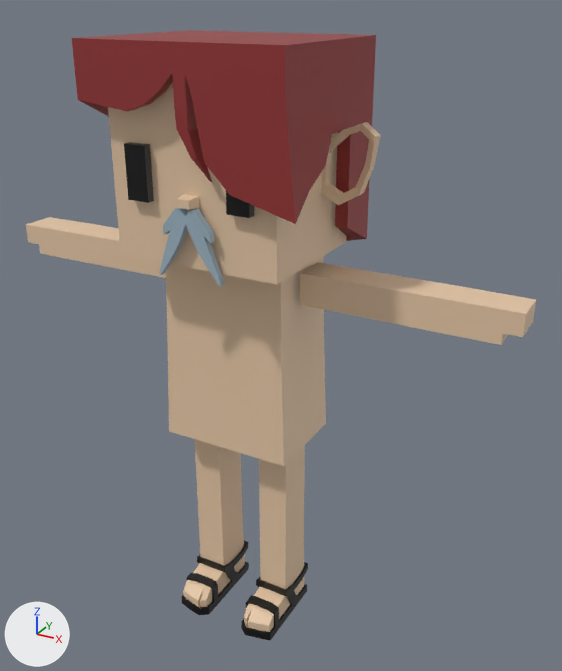
What one commit did to the FBX model mustachiorascals/fbx/8b9d9c7c-52ad-4b6f-943d-db48b670d303.fbx.
Before and after are seen from a 50 mm camera at (0.0176, -0.0274, 0.0297) aimed at (0.0016, 0.0017, 0.0151). Every picture has the same lights, and +X, +Y and +Z are marked at lower left. Where no turn or scale is listed for an object, it has been applied to the vertices.

The first picture shows 'e_10', 'f_sandals', 'h_emo', 'm_a', 'mustachio_arms', 'mustachio_body', 'mustachio_eyes', 'mustachio_head', 'mustachio_legs'.
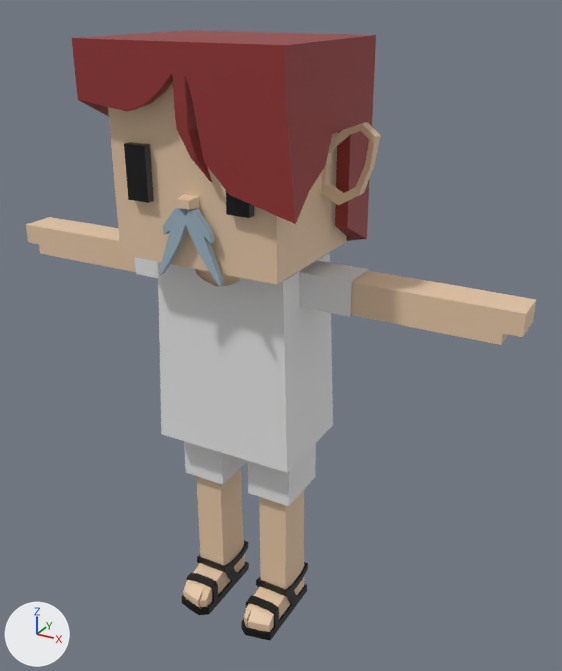
Pixel boxes (x1, y1, x2, y2) of what changed, in the pictures (562 x 671 px):
```json
{"object": "c_shirt_1", "change": "added", "after": [158, 253, 333, 473]}
{"object": "c_shorts", "change": "added", "after": [184, 441, 316, 506]}
{"object": "c_shirt_2", "change": "added", "after": [135, 257, 369, 317]}
{"object": "mustachio_body", "change": "unchanged, covered by the edit", "before": [166, 256, 326, 466], "after": [195, 269, 240, 286]}
```

Edits to the scene script, one JSON object a line:
```json
{"op": "add", "block": "mat_upper_garment_1", "code": ["mat_upper_garment_1 = principled_material('upper_garment_1')", "mat_upper_garment_1.base_color = (0.8, 0.8, 0.8)  # white #e7e7e7"]}
{"op": "add", "block": "mat_lower_garment", "code": ["mat_lower_garment = principled_material('lower_garment')", "mat_lower_garment.base_color = (0.8, 0.8, 0.8)  # white #e7e7e7"]}
{"op": "add", "block": "me_mesh_011", "code": ["me_mesh_011 = bpy.data.meshes.new('Mesh.011')", "me_mesh_011.from_pydata(...)  # 24 vertices, 18 faces; spans x -0.00561..0.00561, y 0.00027..0.00209, z 0.01737..0.01893", "me_mesh_011.materials.append(mat_upper_garment_1)  # white #e7e7e7"]}
{"op": "add", "block": "me_mesh_004_1", "code": ["me_mesh_004_1 = bpy.data.meshes.new('Mesh.004')", "me_mesh_004_1.from_pydata(...)  # 32 vertices, 24 faces; spans x -0.003..0.003, y -0.00018..0.00265, z 0.00723..0.01232", "me_mesh_004_1.materials.append(mat_lower_garment)  # white #e7e7e7"]}
{"op": "add", "block": "me_mesh_010", "code": ["me_mesh_010 = bpy.data.meshes.new('Mesh.010')", "me_mesh_010.from_pydata(...)  # 230 vertices, 212 faces; spans x -0.00349..0.00349, y -0.0013..0.00353, z 0.00994..0.01894", "me_mesh_010.materials.append(mat_upper_garment_1)  # white #e7e7e7"]}
{"op": "add", "block": "ob_c_shirt_2", "code": ["ob_c_shirt_2 = bpy.data.objects.new('c_shirt_2', me_mesh_011)", "ob_c_shirt_2.location = (0.0, 0.0, 0.0)"]}
{"op": "add", "block": "ob_c_shorts", "code": ["ob_c_shorts = bpy.data.objects.new('c_shorts', me_mesh_004_1)", "ob_c_shorts.location = (0.0, 0.0, 0.0)"]}
{"op": "add", "block": "ob_c_shirt_1", "code": ["ob_c_shirt_1 = bpy.data.objects.new('c_shirt_1', me_mesh_010)", "ob_c_shirt_1.location = (0.0, 0.0, 0.0)"]}
```
